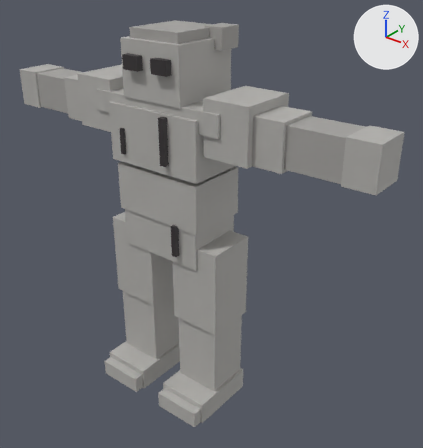
The FBX model Assets/Resources/Bodies/Golem.fbx, before and after one commit.
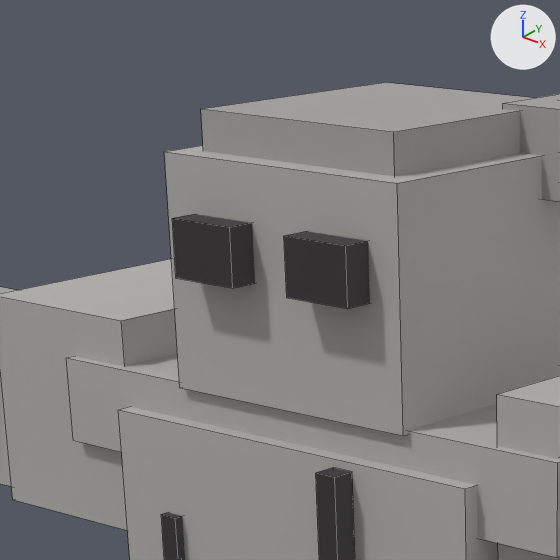
Each version is shown whole from a 50 mm lens placed at (0.907, -0.997, 1.129), pointed at (0.075, 0.042, 0.484), then close up on the part from 19% to 52% of the width and 0% to 31% of the height. The lights are fixed; the arrows at upper right show +X, +Y and +Z. The last two pictures show the newer version. The close-ups show mesh edges as thin lines.

Names of what the first close-up shows: 'GolemMesh'.
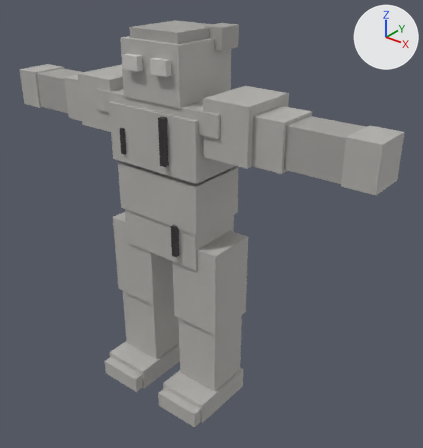
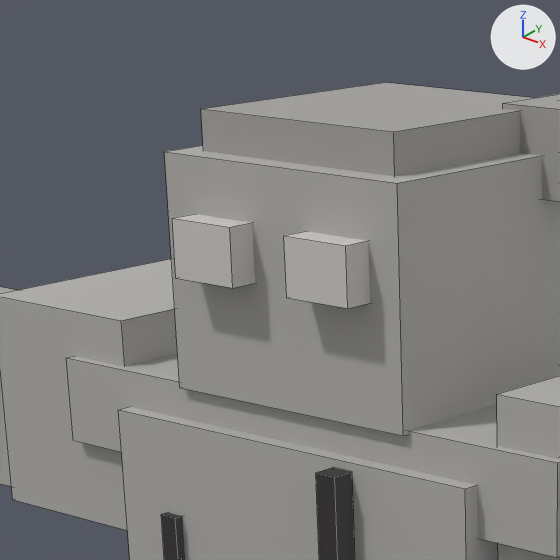
Boxes [x1, y1, x2, y2] around the edits, measured in the close-ups (560 x 560 px):
part 1 of me_golemmesh, recoloured (dark grey to light grey)
    both: [172, 214, 370, 309]

What the commit changed:
Material 'Eye' (mat_eye) is new.
Its base color is (0.62, 0.6, 0.58) (light grey #cecbc8).
Its roughness is 0.62.
me_golemmesh has 232 vertices, 174 faces and spans x -0.528..0.528, y -0.143..0.102, z 0.0..0.96.
me_golemmesh is used by ob_golemmesh; location (0.0, 0.0, 0.0).
me_golemmesh part 1: all 12 faces centred in x -0.064..0.064, y -0.095..-0.049, z 0.872..0.904 switch from mat_crack (dark grey #353032) to mat_eye (light grey #cecbc8).
